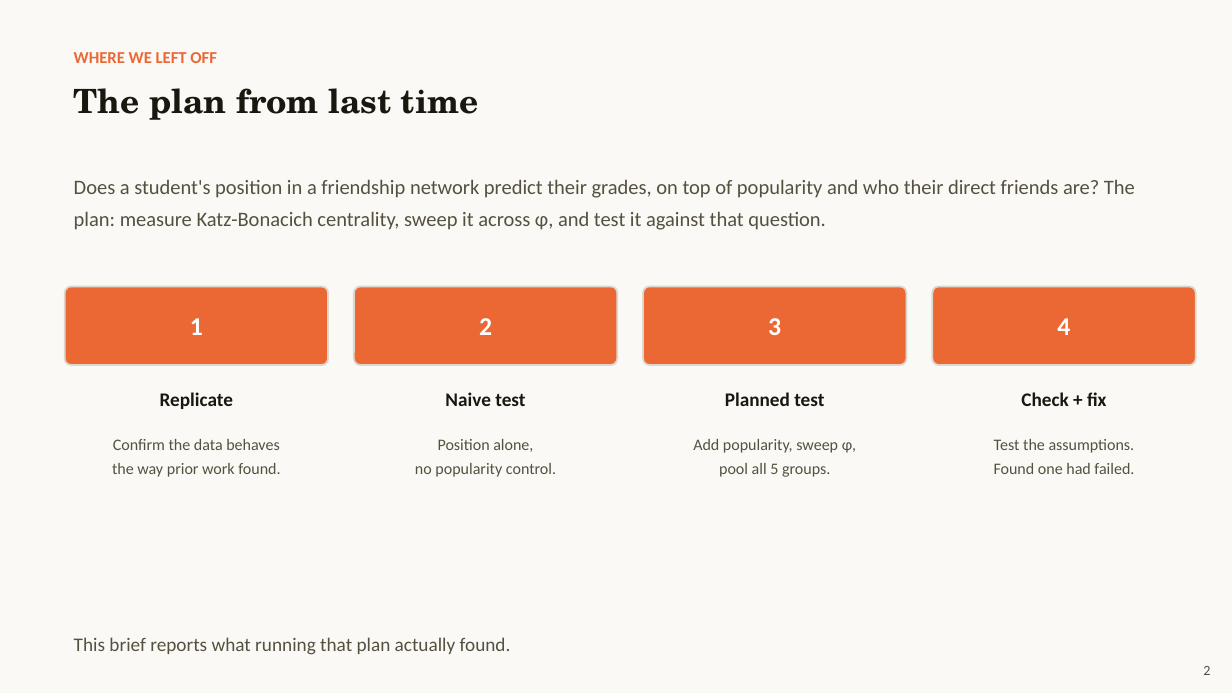
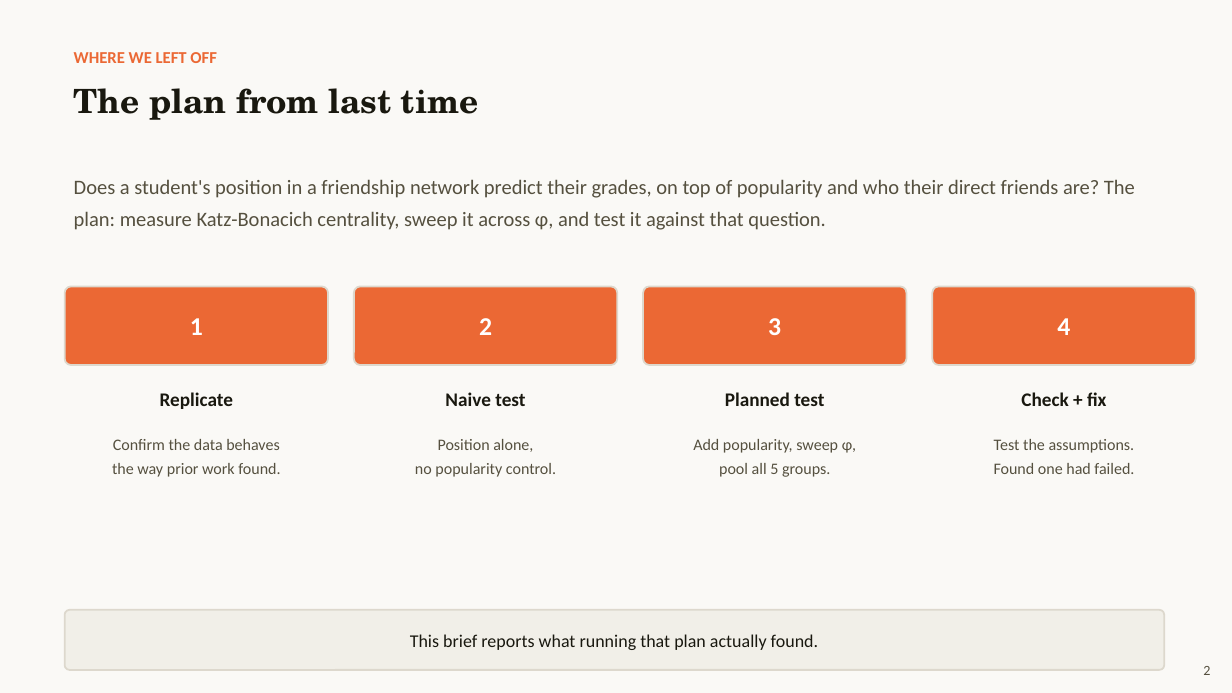
Before and after one commit to TingyingHuang/ECC3841-network-position-and-academic-performance, a slide deck: slide 2 of slides/Presentation2.pptx. Drawn at 1232x693 pixels with LibreOffice and Linux fonts; fonts in the diff are those of the drawing. Boxes give left, top, right and bottom in pixels: in the first picture for what was removed or moved away, otherwise in the second. Text is boxed around its words. In the diff, an @@ line names an element or a change of style, - is before the commit and + after.

```diff
--- a/slides/Presentation2.pptx
+++ b/slides/Presentation2.pptx
@@ rounded rectangle "This brief reports what running ..." resized from (x1=74, y1=637, x2=511, y2=655) to (x1=65, y1=610, x2=1165, y2=670) @@
@@ rounded rectangle "This brief reports what running ..." at (x1=65, y1=610, x2=1165, y2=670): size 15 to 14 pt, text colour #55503F to #19180F; alignment left to centre; line spacing 1.18 to 1; vertical alignment top to middle; fill none to #F1EFE8; outline none to #DDD8CD 1.4 pt @@
```
Also in this commit, not shown: 8 other slides changed, 1 other file.
